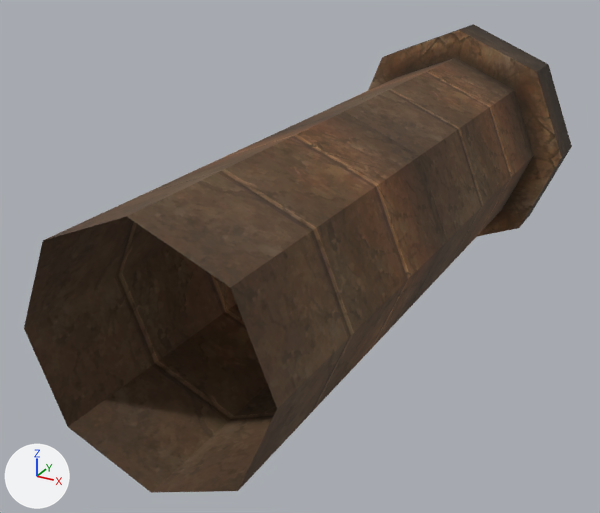
The OBJ model sceneobjs/zhucheng_shinei_321/zhucheng_shinei_321_qiangbi_03b.obj: old version first, new version second.
The view is the same before and after, from a 50 mm camera at (183.0, -588.0, 79.0) aimed at (-23.0, -213.0, -109.0). The lights are fixed; the arrows at lower left show +X, +Y and +Z. Where no turn or scale is listed for an object, it has been applied to the vertices.

Script lines for the objects in view, before the commit:
```python
me_zhucheng_shinei_321_qiangbi_03b = bpy.data.meshes.new('zhucheng_shinei_321_qiangbi_03b')
me_zhucheng_shinei_321_qiangbi_03b.from_pydata(...)  # 40 vertices, 64 faces; spans x -79.0..77.0, y -379.0..1.0, z -163.0..-7.0
me_zhucheng_shinei_321_qiangbi_03b.materials.append(mat_material_4)  # picture img_zhucheng_shinei_321_qiangbi_03a_04_png
ob_zhucheng_shinei_321_qiangbi_03b = bpy.data.objects.new('zhucheng_shinei_321_qiangbi_03b', me_zhucheng_shinei_321_qiangbi_03b)
ob_zhucheng_shinei_321_qiangbi_03b.location = (0.0, 0.0, 0.0)
```
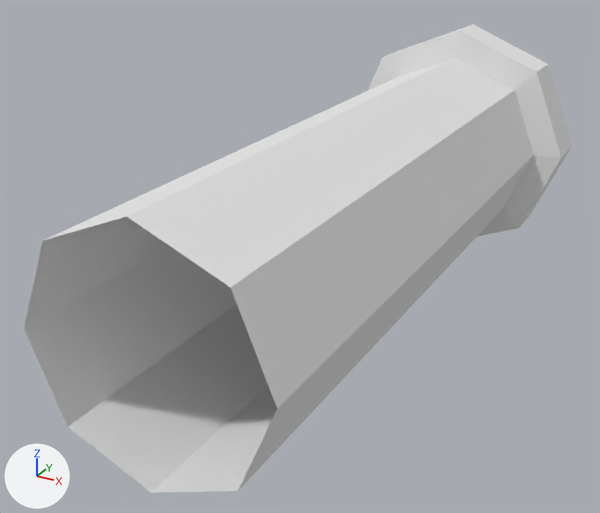
What changed in the scene script:
```text
Add mat_material_4_1:
    mat_material_4_1 = principled_material('material_4')
    mat_material_4_1.base_color = (0.8, 0.8, 0.8)  # white #e7e7e7
    mat_material_4_1.roughness = 1.0
Change me_zhucheng_shinei_321_qiangbi_03b:
    where me_zhucheng_shinei_321_qiangbi_03b.from_pydata(...)  # 40 vertices, 64 faces; spans x -79.0..77.0, y -379.0..1.0, z -163.0..-7.0
    remove me_zhucheng_shinei_321_qiangbi_03b.materials.append(mat_material_4)  # picture img_zhucheng_shinei_321_qiangbi_03a_04_png
    add me_zhucheng_shinei_321_qiangbi_03b.materials.append(mat_material_4_1)  # white #e7e7e7
```

Changed parts and their boxes (x1, y1, x2, y2) in the pictures (600 x 513 px):
'zhucheng_shinei_321_qiangbi_03b', recoloured (brown to grey): (24, 24, 572, 493) in both
